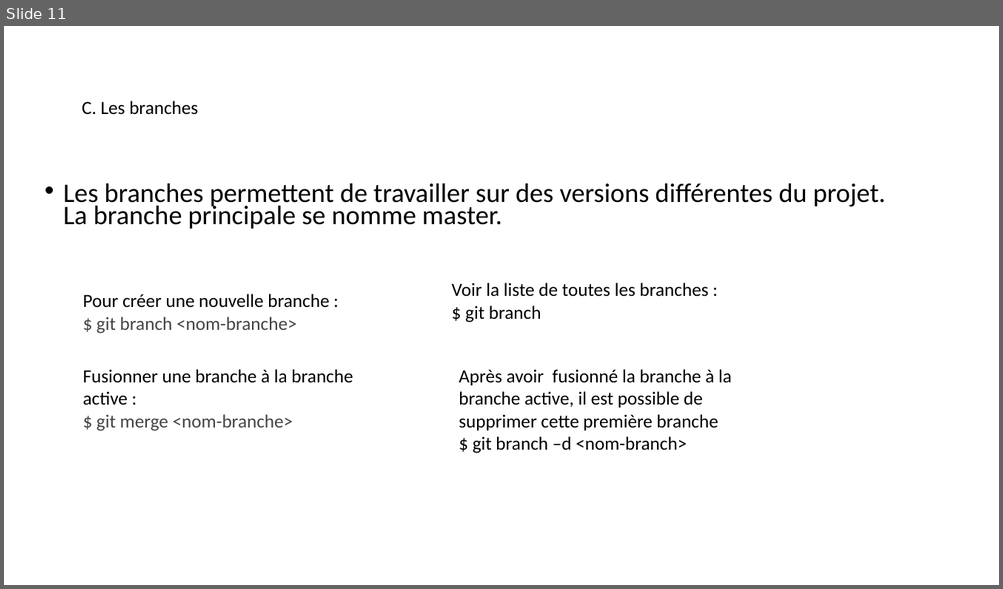
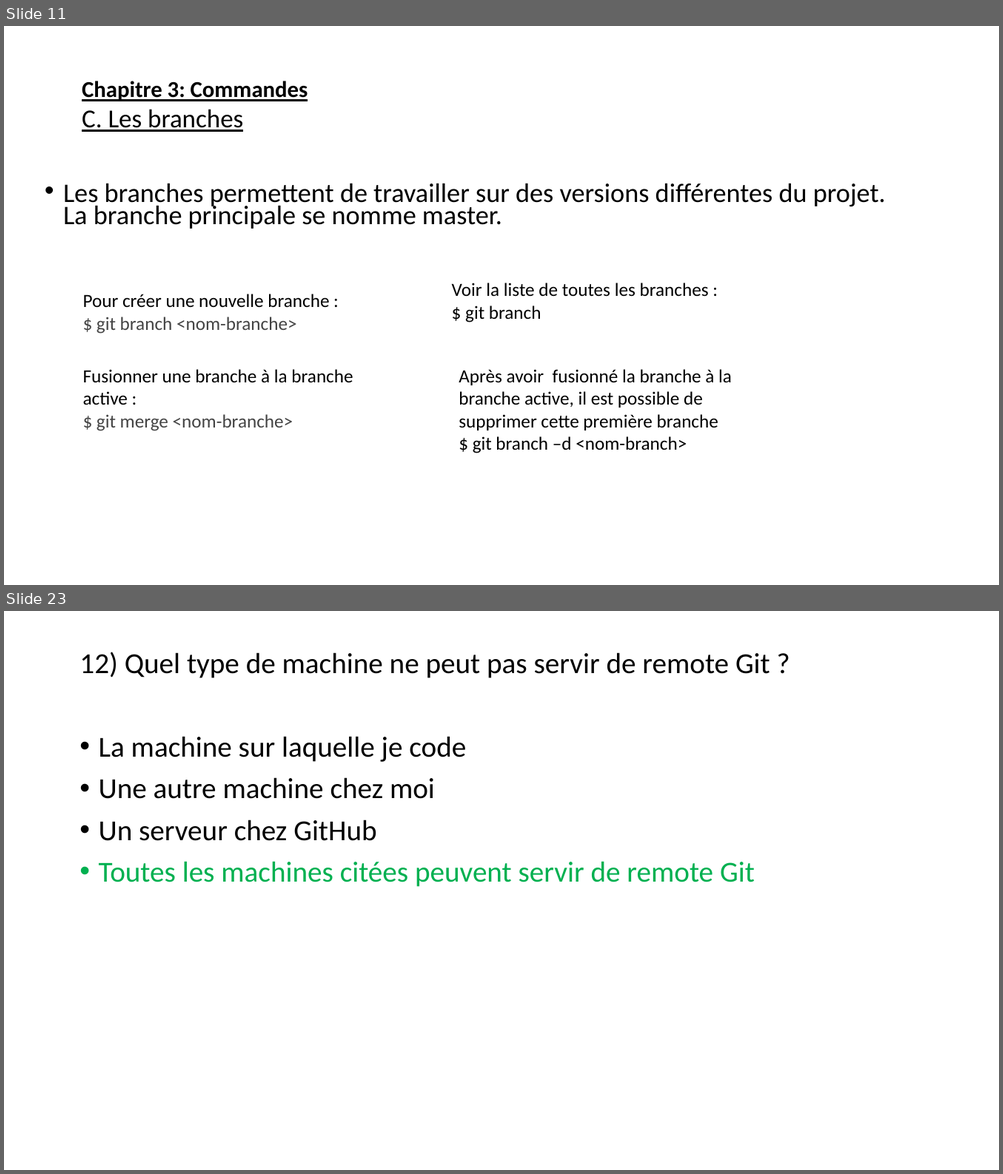
Before and after one commit to emdeo/absolute-knowledge, a slide deck: presentationGit.pptx. Shown one above the other, each under a label of ours: slide 11 before the commit, slides 11 and 23 after it; the slides between them are not shown. The pictures are 1003x589 and 1003x1174 pixels, drawn with LibreOffice and Linux fonts; fonts in the diff are those of the drawing. Boxes give left, top, right and bottom in pixels: in the first picture for what was removed or moved away, otherwise in the second. Text is boxed around its words. In the diff, an @@ line names an element or a change of style, - is before the commit and + after.

```diff
--- a/presentationGit.pptx
+++ b/presentationGit.pptx
@@ slide 23 added at [4, 611, 999, 1170], background #FFFFFF @@
@@ text added at [79, 652, 770, 887], 28 pt, text #000000 @@
+12) Quel type de machine ne peut pas servir de remote Git ?
+• La machine sur laquelle je code
+• Une autre machine chez moi
+• Un serveur chez GitHub
+• Toutes les machines citées peuvent servir de remote Git
@@ slide 11 changed as well @@
@@ text at [82, 81, 308, 101]: paragraph added @@
+  Chapitre 3: Commandes
@@ text at [82, 109, 243, 132]: size 18 to 25 pt, underline on in "C. Les branches" @@
```
Also in this commit, not shown: 9 other slides changed, 19 other slides added.
